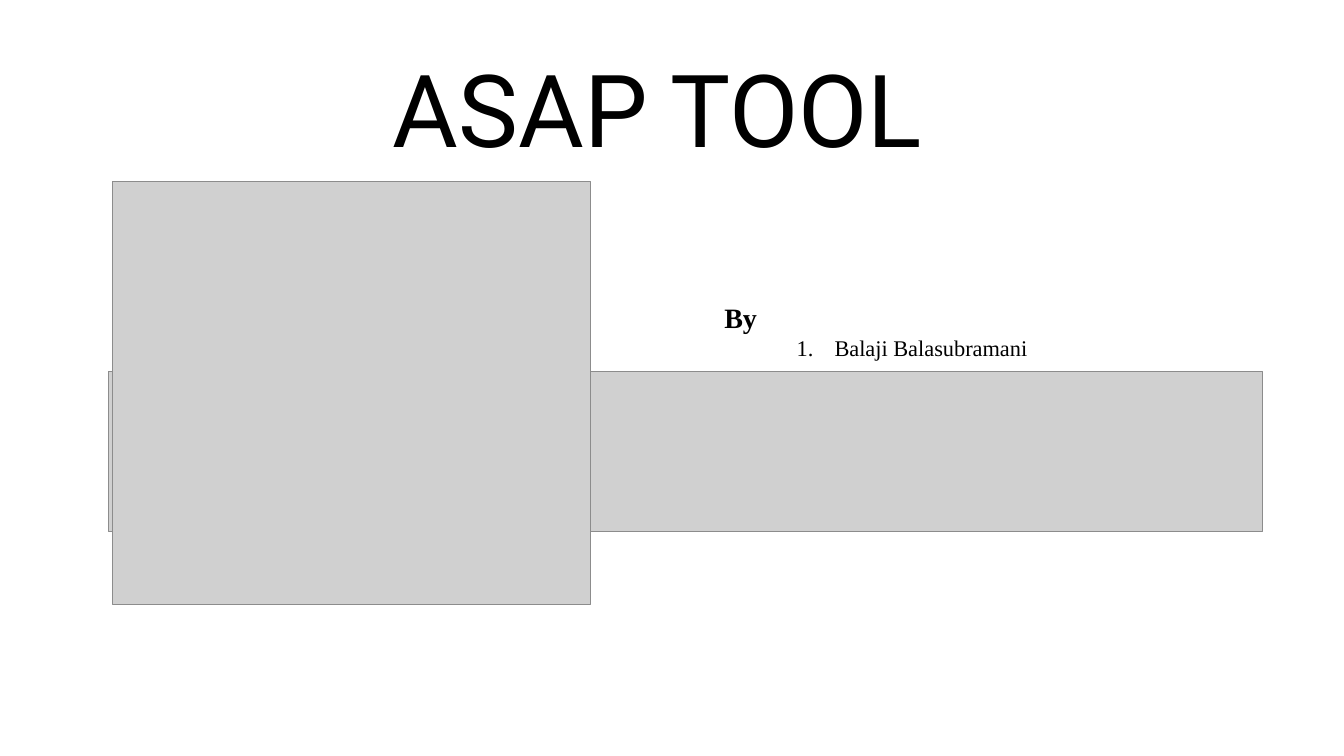
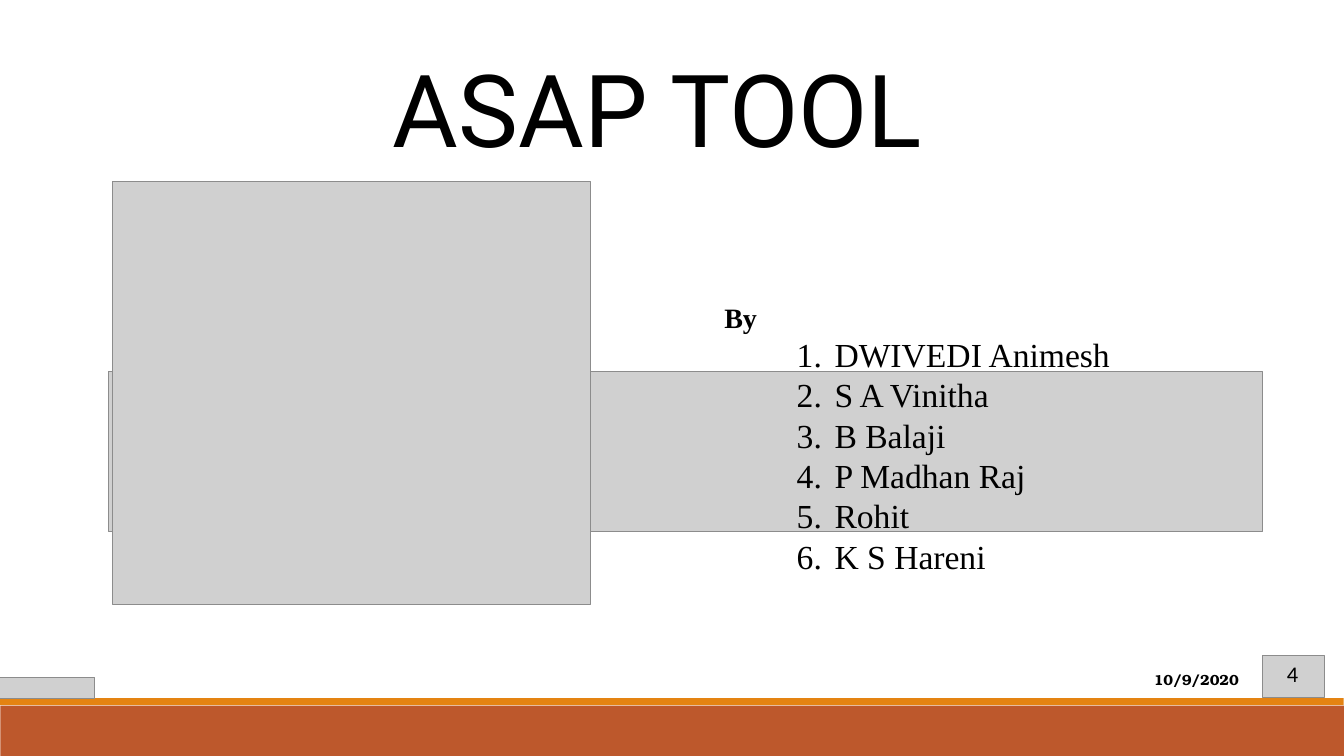
Before and after one commit to balajibalajanc/ASAP-Tool, a slide deck: slide 4 of ASAP TOOL.pptx (slide 1 before the commit). Drawn at 1344x756 pixels with LibreOffice and Linux fonts; fonts in the diff are those of the drawing; grey boxes stand for pictures. Boxes give left, top, right and bottom in pixels: in the first picture for what was removed or moved away, otherwise in the second. Text is boxed around its words. In the diff, an @@ line names an element or a change of style, - is before the commit and + after.

```diff
--- a/ASAP TOOL.pptx
+++ b/ASAP TOOL.pptx
@@ text at <box>835,343,1110,570</box>: text changed; size 16 to 24 pt @@
-1. Balaji Balasubramani
+1. DWIVEDI Animesh
+2. S A Vinitha
+3. B Balaji
+4. P Madhan Raj
+5. Rohit
+6. K S Hareni
@@ picture added at <box>1263,655,1325,698</box> @@
@@ picture added at <box>0,678,95,699</box> @@
@@ text added at <box>1154,674,1239,687</box>, 10.5 pt, text #000000, bold @@
+10/9/2020
@@ page number added at <box>1287,667,1298,682</box>, 16 pt, text #000000 @@
+4
@@ rectangle added at <box>0,706,1344,756</box>, fill #BD582C @@
@@ rectangle added at <box>0,699,1344,706</box>, fill #E48312 @@
```
Also in this commit, not shown: 4 slides added, 4 slides removed, 3 other files.
